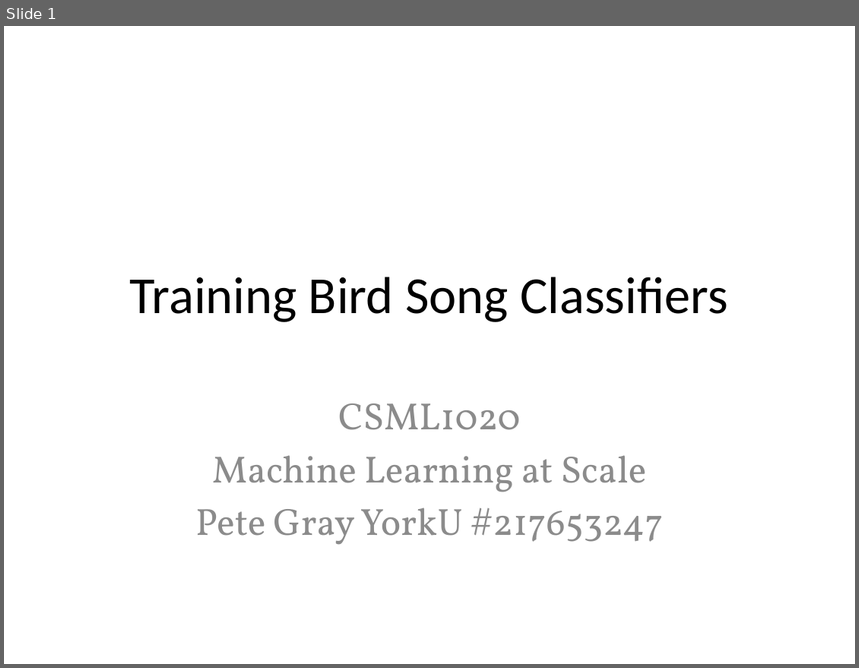
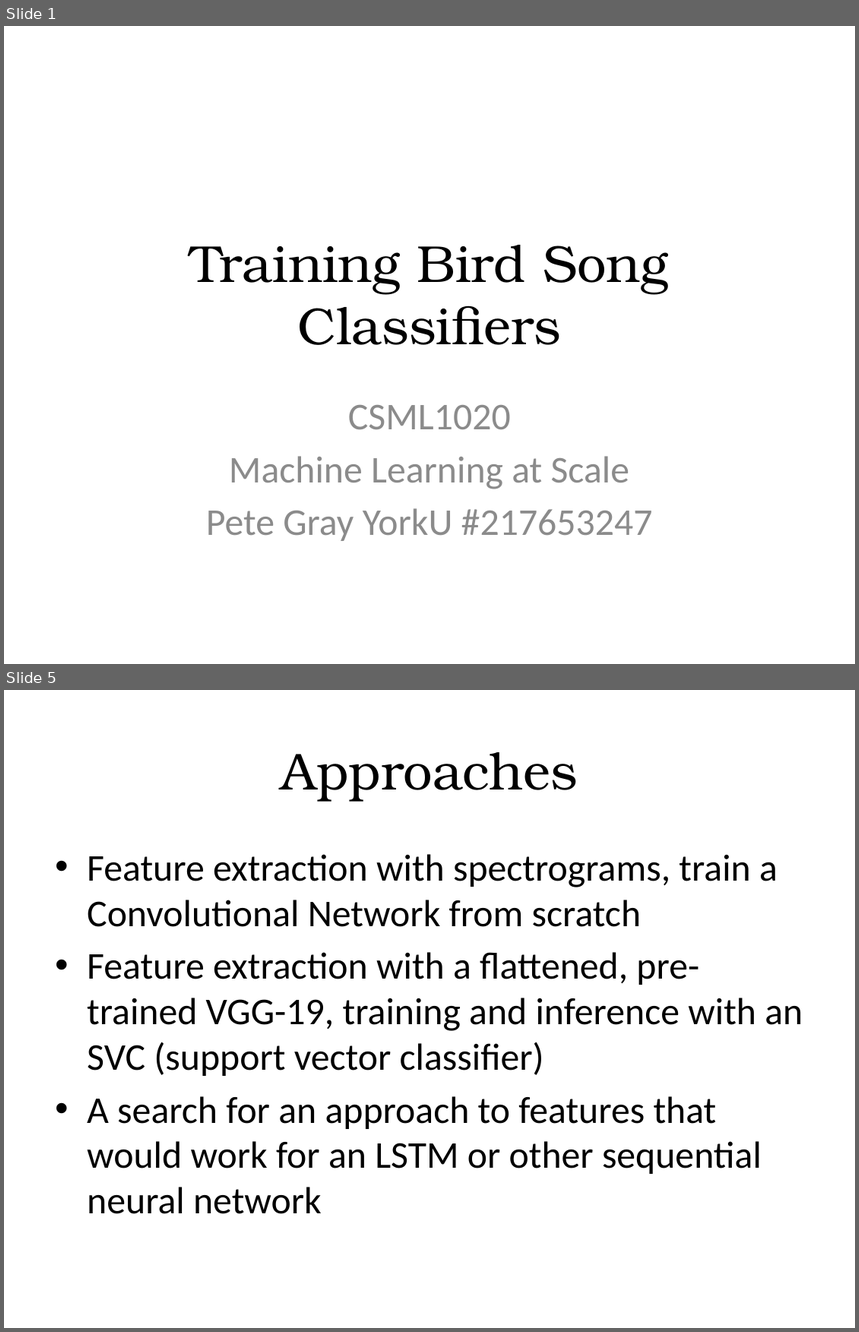
Before and after one commit to 3dspace/machine-learning-at-scale, a slide deck: training_birdsong_classifiers.pptx. Shown one above the other, each under a label of ours: slide 1 before the commit, slides 1 and 5 after it; the slides between them are not shown. The pictures are 859x668 and 859x1332 pixels, drawn with LibreOffice and Linux fonts; fonts in the diff are those of the drawing. Boxes give left, top, right and bottom in pixels: in the first picture for what was removed or moved away, otherwise in the second. Text is boxed around its words. In the diff, an @@ line names an element or a change of style, - is before the commit and + after.

```diff
--- a/training_birdsong_classifiers.pptx
+++ b/training_birdsong_classifiers.pptx
@@ slide 5 added at box(4, 690, 855, 1328), background #FFFFFF @@
@@ title added at box(281, 752, 578, 801), 44 pt, text #000000 @@
+Approaches
@@ text added at box(87, 854, 803, 1214), 32 pt, text #000000 @@
+• Feature extraction with spectrograms, train a Convolutional Network from scratch
+• Feature extraction with a flattened, pre-trained VGG-19, training and inference with an SVC (support vector classifier)
+• A search for an approach to features that would work for an LSTM or other sequential neural network
@@ slide 1 changed as well @@
@@ title "Training Bird Song Classifiers" at box(190, 245, 669, 345): font Calibri to TeX Gyre Bonum @@
@@ subtitle "CSML1020" at box(206, 405, 653, 541): font Vollkorn to Calibri @@
```
Also in this commit, not shown: 4 other slides changed, 8 other slides added, 1 slide removed.
